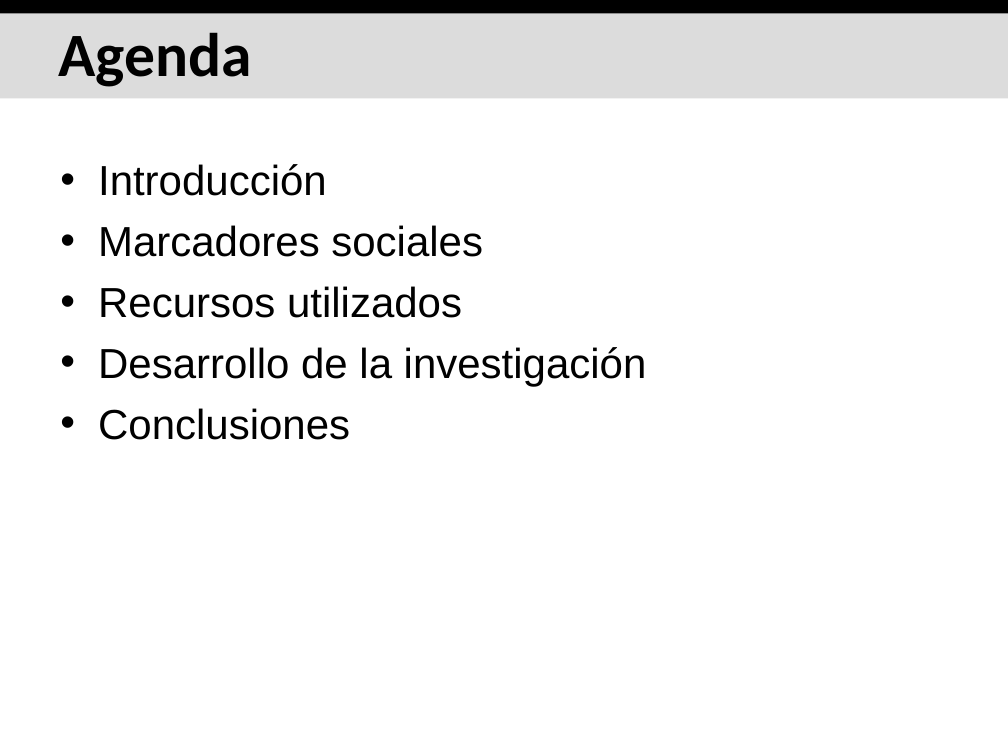
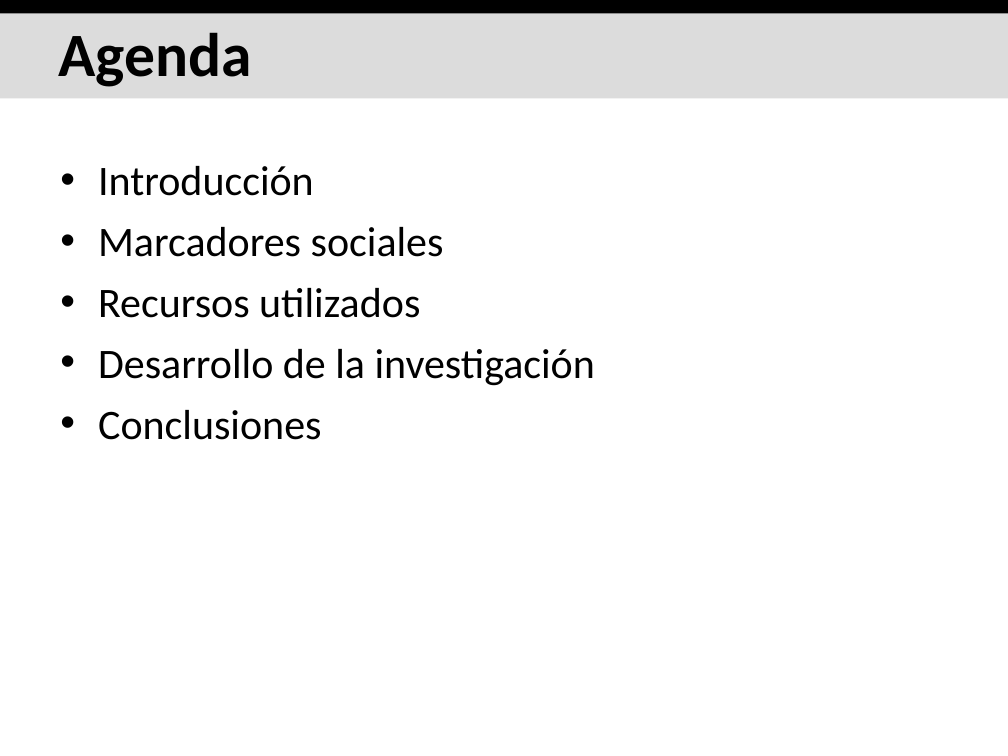
Before and after one commit to ak907kenai/nicotournetesis, a slide deck: slide 2 of docs_trunk/Presentación Tesis (UI nueva).ppt. Drawn at 1008x756 pixels with LibreOffice and Linux fonts; fonts in the diff are those of the drawing. Boxes give left, top, right and bottom in pixels: in the first picture for what was removed or moved away, otherwise in the second. Text is boxed around its words. In the diff, an @@ line names an element or a change of style, - is before the commit and + after.

```diff
--- a/docs_trunk/Presentación Tesis (UI nueva).ppt
+++ b/docs_trunk/Presentación Tesis (UI nueva).ppt
@@ text "Introducción" at (98,166,595,440): font Arial to Calibri @@
```
Also in this commit, not shown: 1 other slide changed, 18 slides added, 1 other file.
